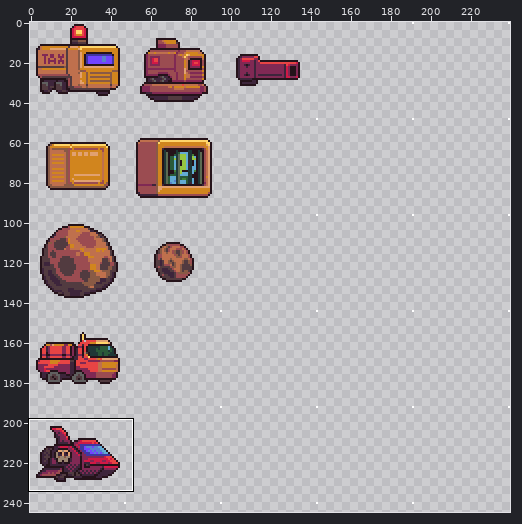
A pixel-art file gets an edit: Assets/_Sprites/ase/tileset.aseprite. The picture above shows the old version from afar; the outline marks the close-up.
Close-up. The starting point:
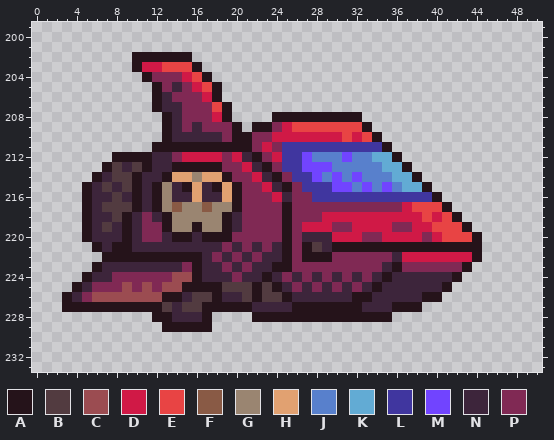
240x288 pixels, 1 frame. Shown: x 0..50, y 199..233. The wide view leaves out empty margins. The commit also changed other parts of the picture, which this record leaves out.
Visible layers, top first: "placeholders", "objects".
Palette (. is transparent): A #25131a  B #523b40  C #9b4c51  D #d01946  E #e84444  F #895a45  G #9a8571  H #e1a171  J #5880cc  K #62abd4  L #40369f  M #7144ff  N #3d253b  P #802954
Pixels before, first column x 3:
202 .......AAAAAA.............................
203 .......ADDEEEA............................
204 ........APPPDEA...........................
205 .........APNPDEA..........................
206 .........ANPPPDA..........................
207 .........ANNPPPEA.........................
208 ..........ANPPPDA....AAAAAAAAA............
209 ..........ANPNPPPA.AAPDEEEEEEEA...........
210 ..........ANNNNNPAAPPDDDDDDDEDEA..........
211 .........AAAAAAAAAAPDPLLLLLLLLLLA.........
212 .....AAAANNPDDDDPDNAPDLLMJJJMJJKKA........
213 ....ABNBANNAAAAAPPDNAPLLMMMJJJJJKKA.......
214 ...ANBBANNAHHGHHAPPDNAPLLMJMJMJJJKKA......
215 ..ANBNBANAGNAHNAHAPPDNAPLLLMMJMJMJKKA.....
216 ..ANNBNANAGNNHNNHAPPPDNPPLLLLLLLLLLLLA....
217 ..ANBBBANAGFGGFGGAPPPPAPPPPPPPPPPPDEEEA...
218 ..ANNBANPNAGGGGGANPPPPAPPPDDDDDDDDDDEDEA..
219 ..ANBNANPPAGGAGGANPPPPAPDDDPPDDDDPPDDEEEA.
220 ..ANNNANPPNAANAAAPPPPPAPNNNDDDPPDDDDPDEEEA
221 ...ANAANNNNNNNNNPNPNPNAPABNAAAAAAAAAAAAAAA
222 ....AAAAAAAAAANPNPNPNNAPAAAPPPPPPNDDDDDDDA
223 ...ANNNNNNNNPANNPNPNNAAPPPPPPPPPNAPPPPPPA.
224 ..ANNPPPPPPCCANNNPNNANPNPNPNPNPNANNNNNNA..
225 .ANPPPCPCPCCAAAABBBABANPNPNPNPNANNNNNNA...
226 ANPCCCCCCCAANBBANNBABBANNNNNNAANNNNNAA....
227 AAAAAAAAAABNBBAAAAANNNNAAAAAAANNNAAA......
228 .........AANNNA....AAAAAAAAAAAAAA.........
229 ..........AAAAA...........................
After:
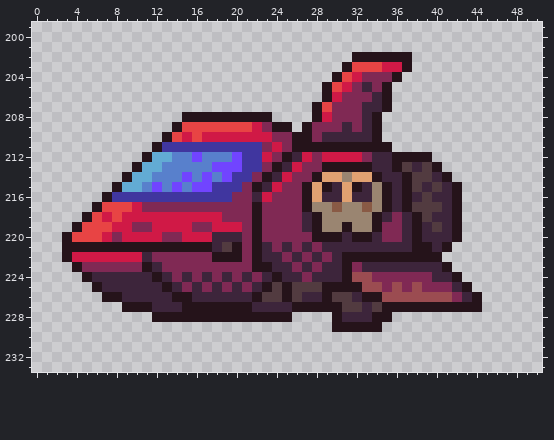
Diff:
Changed rows in their new state; - is an unchanged pixel.
Layer "objects":
first column x 3:
202 -------......----------------AAAAAA-------
203 -------.......--------------AEEEDDA-------
204 --------.......------------AEDPPPA--------
205 ---------.......----------AEDPNPA---------
206 ---------.......----------ADPPPNA---------
207 ---------........--------AEPPPNNA---------
208 ----------..AAAA-AAAA....-DPPPNA----------
209 ----------.AEEEEEEEDPAA.APPPNPNA----------
210 -----------EDEDDDDDDDPPAAPNNNNN-----------
211 ----------LLLLLLLLLLPDPAAAAAAAAA----------
212 -----...-KKJJMJJJMLLDPANDPDDDDPNN-AAA-----
213 ----...AKKJJJJJMMMLLPANDPPAAAAANNABNBA----
214 ---...AKKJJJMJMJMLLPANDPPAHHGHHANNABBNA---
215 --...AKKJMJMJMMLLL-ANDP-AHANHANGANABNBNA--
216 --..ALLLLLLLLLLLLP-NDPP-AHNNHNNGANANBNNA--
217 --.AEEEDPPPPPPPPPP-A--P-AGGFGGFGANABBBNA--
218 ---EDEDDDDDDDDDDPP-A--P-NAGGGGGANPNABNN---
219 -AEEEDDP-DDDDPPDDD-A--P-NAGGAGGAP-NANBNA.-
220 AEEEDPDDDDPPDDDNNN-A--P-PAAANAANPPNANNNA..
221 AAA-A--AAAAAAAA-BA-ANPN-NP-NNNNNNNN--N-...
222 ADDDDDDDNPPPPPPAAAPA--PNPNPNAAAAAAAAAA....
223 -APPPPPPA-PP-PPP-P-AANN-N-NNA-NN-NNNNNA..-
224 -----NNNNANPNP-P---PNAN---N-ACCPPPPPP-----
225 -..ANNNNNNANPNPNPNPNABABBBAAAACCPCPCPPPNA-
226 ....AANNNNN-ANNN--N----B--ABBN-ACCCCCCCPNA
227 ......---NN-AA--------------BB-BA---AAAAAA
228 -----------AAA-AAAA----....-NNN-----------
229 ----------.....------------AAAAA----------
Where, in picture pixels (left, top, right, bottom), the same in both close-ups:
changed: (62, 52, 482, 332)
